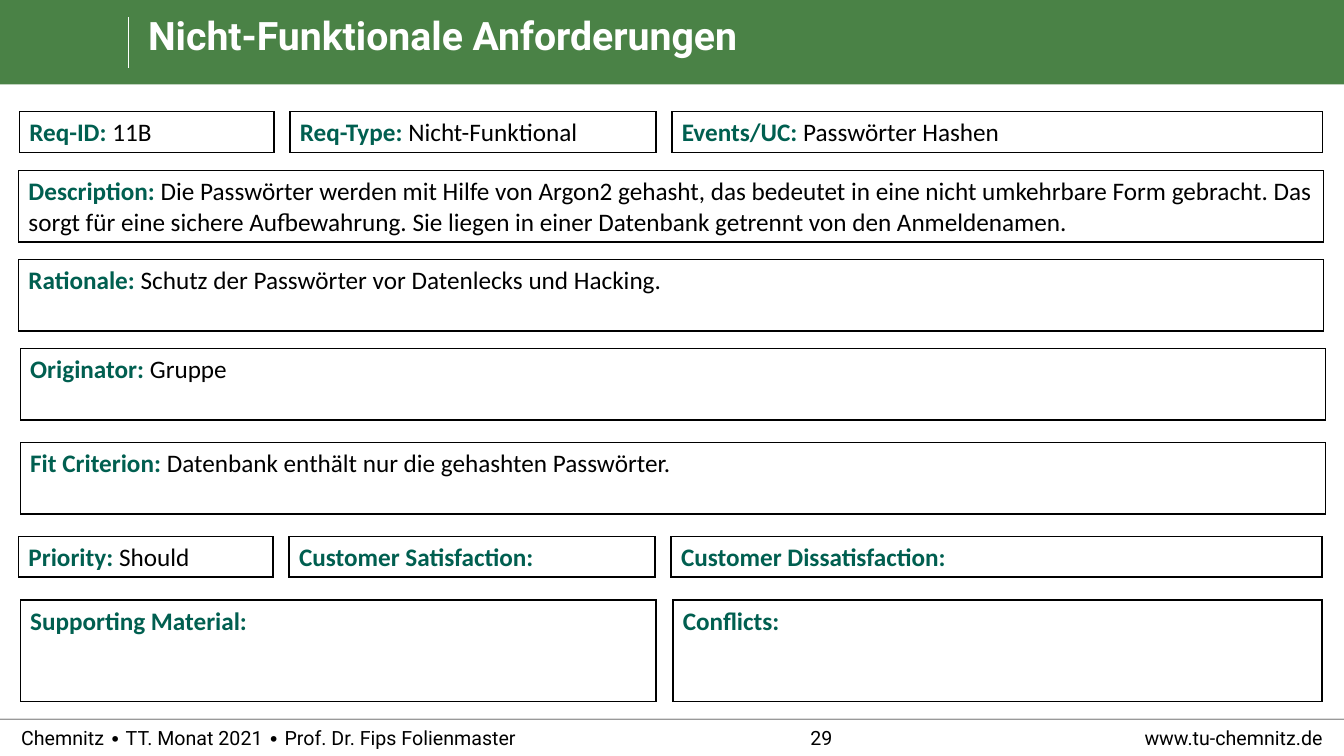
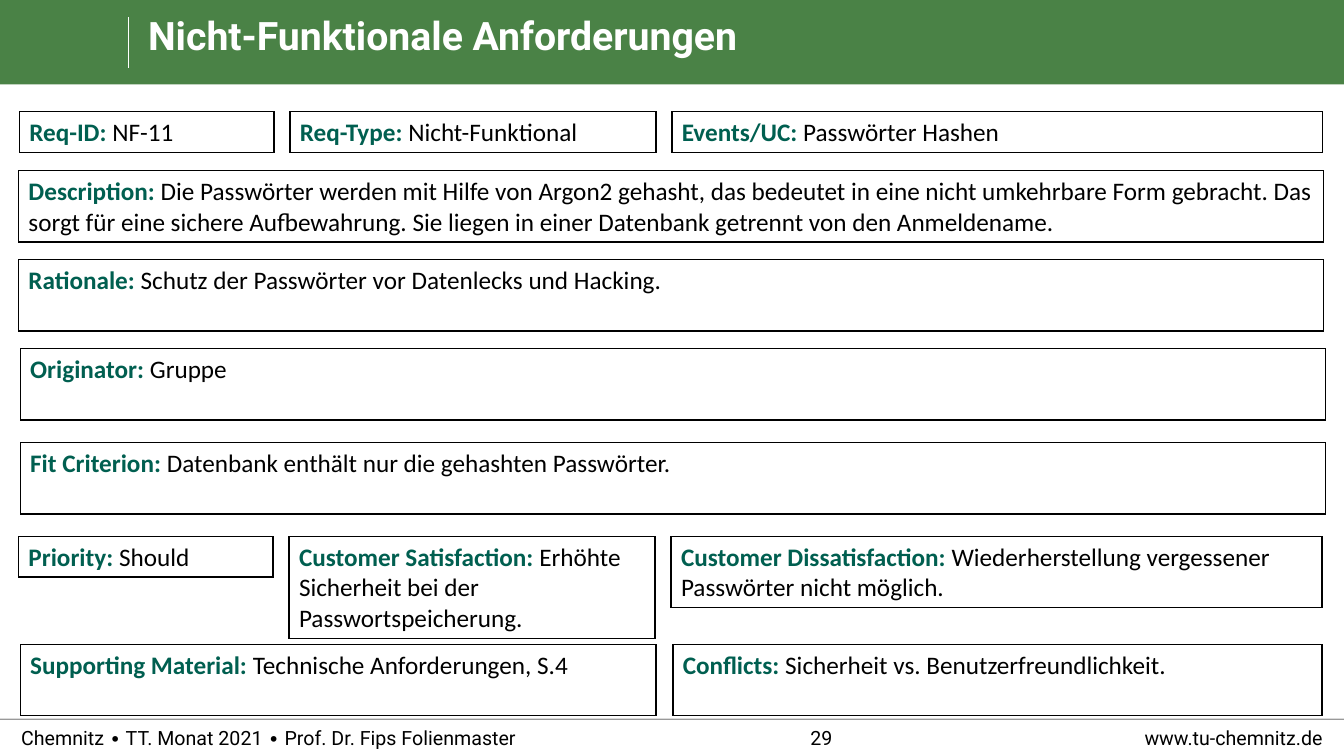
Before and after one commit to RealBiggerBo/Softwaretechnik, a slide deck: slide 29 of SnowCards_Requirements.pptx. Drawn at 1344x756 pixels with LibreOffice and Linux fonts; fonts in the diff are those of the drawing; background and template pictures are left out. Boxes give left, top, right and bottom in pixels: in the first picture for what was removed or moved away, otherwise in the second. Text is boxed around its words. In the diff, an @@ line names an element or a change of style, - is before the commit and + after.

```diff
--- a/SnowCards_Requirements.pptx
+++ b/SnowCards_Requirements.pptx
@@ text in rectangle at (29, 124, 173, 145): text changed @@
-Req-ID: 11B
+Req-ID: NF-11
@@ text in rectangle at (28, 182, 1311, 236): text changed @@
-Description: Die Passwörter werden mit Hilfe von Argon2 gehasht, das bedeutet in eine nicht umkehrbare Form gebracht. Das sorgt für eine sichere Aufbewahrung. Sie liegen in einer Datenbank getrennt von den Anmeldenamen.
+Description: Die Passwörter werden mit Hilfe von Argon2 gehasht, das bedeutet in eine nicht umkehrbare Form gebracht. Das sorgt für eine sichere Aufbewahrung. Sie liegen in einer Datenbank getrennt von den Anmeldename.
@@ rectangle "Customer Satisfaction: Erhöhte Sicherheit bei ...": place and size @@
-rectangle "Customer Satisfaction: Erhöhte Sicherheit bei ..." at (289, 536, 655, 577)
+rectangle "Customer Satisfaction: Erhöhte Sicherheit bei ..." at (289, 536, 655, 638)
@@ rectangle "Customer Dissatisfaction: Wiederherstellung vergessener Pass ...": place and size @@
-rectangle "Customer Dissatisfaction: Wiederherstellung vergessener Pass ..." at (671, 536, 1323, 577)
+rectangle "Customer Dissatisfaction: Wiederherstellung vergessener Pass ..." at (671, 536, 1323, 608)
@@ text in rectangle at (299, 548, 620, 632): text changed; text colour #005F50 to #000000; bold off @@
-Customer Satisfaction:
+Customer Satisfaction: Erhöhte Sicherheit bei der Passwortspeicherung.
@@ text in rectangle at (681, 548, 1270, 601): text changed; text colour #005F50 to #000000; bold off @@
-Customer Dissatisfaction:
+Customer Dissatisfaction: Wiederherstellung vergessener Passwörter nicht möglich.
@@ rectangle "Supporting Material: Technische Anforderungen, S.4": place and size @@
-rectangle "Supporting Material: Technische Anforderungen, S.4" at (20, 600, 656, 702)
+rectangle "Supporting Material: Technische Anforderungen, S.4" at (20, 644, 656, 716)
@@ text in rectangle at (30, 656, 568, 679): text changed; text colour #005F50 to #000000; bold off @@
-Supporting Material:
+Supporting Material: Technische Anforderungen, S.4
@@ rectangle "Conflicts: Sicherheit vs. Benutzerfreundlichkeit.": place and size @@
-rectangle "Conflicts: Sicherheit vs. Benutzerfreundlichkeit." at (674, 600, 1323, 702)
+rectangle "Conflicts: Sicherheit vs. Benutzerfreundlichkeit." at (674, 644, 1323, 716)
@@ text in rectangle at (683, 656, 1165, 675): text changed; text colour #005F50 to #000000; bold off @@
-Conflicts:
+Conflicts: Sicherheit vs. Benutzerfreundlichkeit.
```
Also in this commit, not shown: 27 other slides changed.
